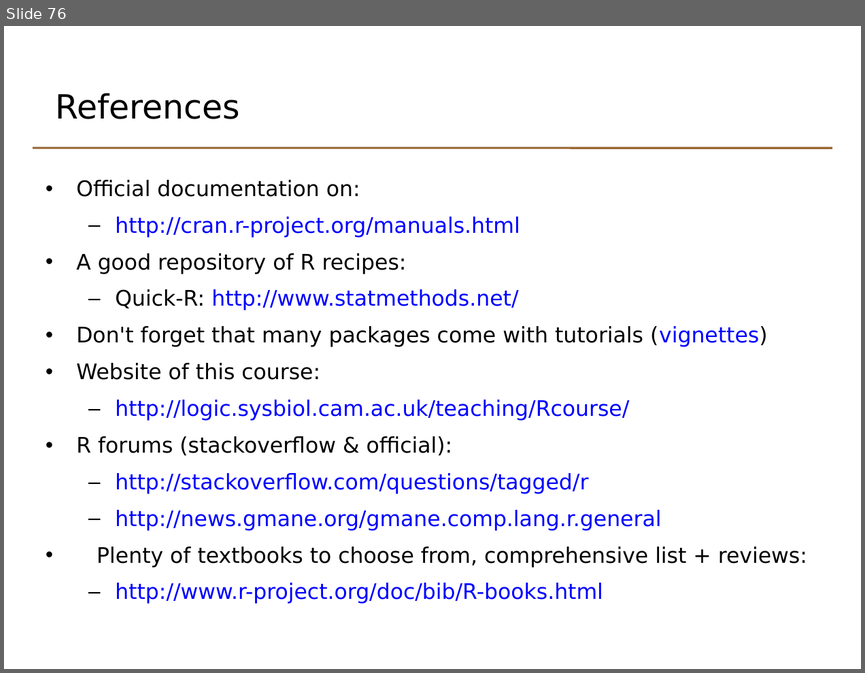
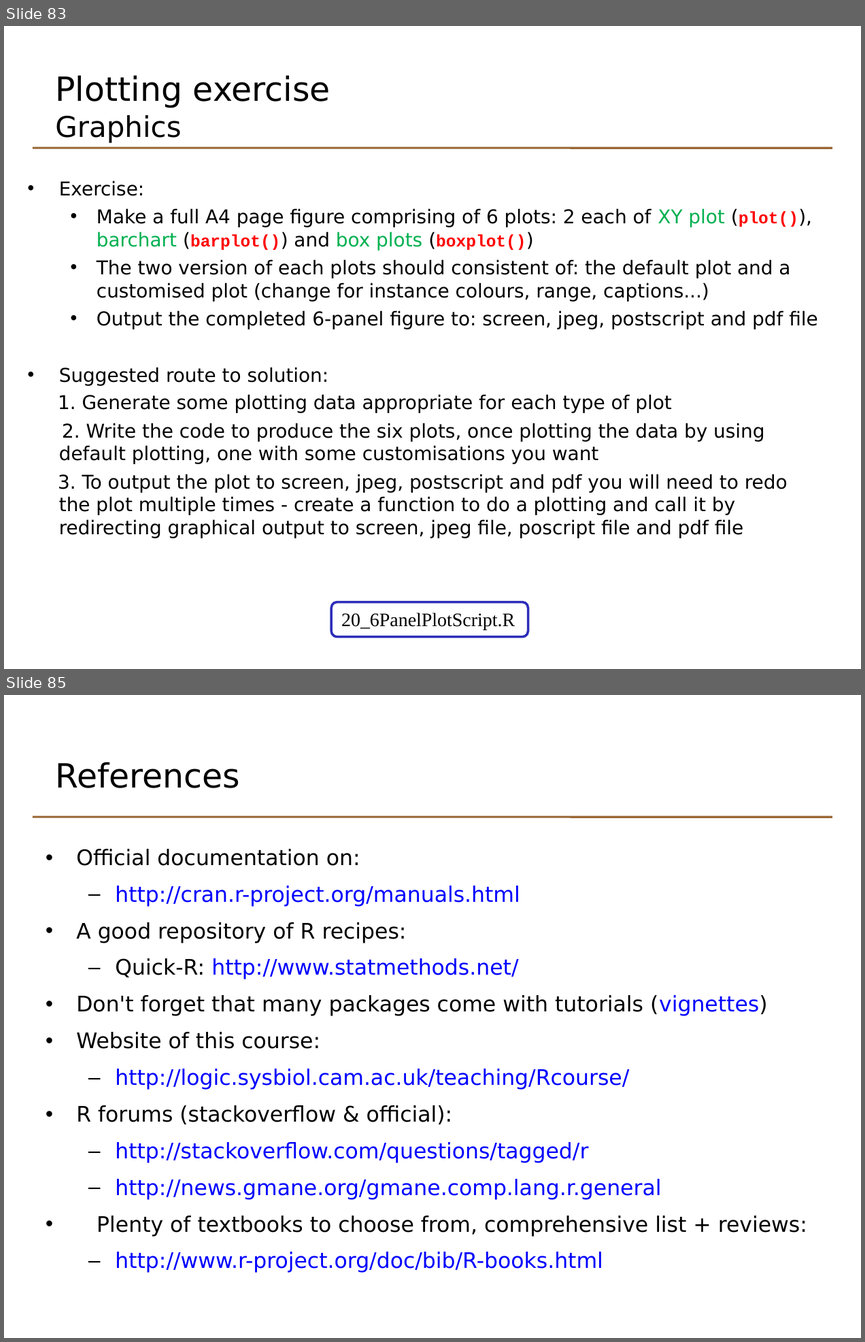
Before and after one commit to johnomics/basicr, a slide deck: Basic_R_Day_2_slides.odp. Shown one above the other, each under a label of ours: slide 76 before the commit, slides 83 and 85 after it; the slides between them are not shown. The pictures are 865x673 and 865x1342 pixels, drawn with LibreOffice and Linux fonts; fonts in the diff are those of the drawing. Boxes give left, top, right and bottom in pixels: in the first picture for what was removed or moved away, otherwise in the second. Text is boxed around its words. In the diff, an @@ line names an element or a change of style, - is before the commit and + after.

Commit message:
Revert graphics section

```diff
--- a/Basic_R_Day_2_slides.odp
+++ b/Basic_R_Day_2_slides.odp
@@ slide 83 added at <box>4,26,861,669</box>, background #FFFFFF; not listed: 1 template element that a slide beside it also shows @@
@@ text added at <box>55,75,330,143</box>, 28 pt, text #000000 @@
+Plotting exercise
+Graphics
@@ text added at <box>58,180,818,538</box>, 16 pt, text #000000 @@
+• Exercise:
+  • Make a full A4 page figure comprising of 6 plots: 2 each of XY plot (plot()), barchart (barplot()) and box plots (boxplot())
+  • The two version of each plots should consistent of: the default plot and a customised plot (change for instance colours, range, captions...)
+  • Output the completed 6-panel figure to: screen, jpeg, postscript and pdf file
+• Suggested route to solution:
+1. Generate some plotting data appropriate for each type of plot
+2. Write the code to produce the six plots, once plotting the data by using default plotting, one with some customisations you want
+3. To output the plot to screen, jpeg, postscript and pdf you will need to redo the plot multiple times - create a function to do a plotting and call it by redirecting graphical output to screen, jpeg file, poscript file and pdf file
@@ rounded rectangle added at <box>331,602,528,637</box>, fill #FFFFFF, outline #2D2DB9 2.01 pt, 16 pt, text #000000 @@
+20_6PanelPlotScript.R
@@ what was slide 76 is now slide 85 @@
```
Also in this commit, not shown: 1 slide changed, 28 other slides added, 20 slides removed, 13 other files.
